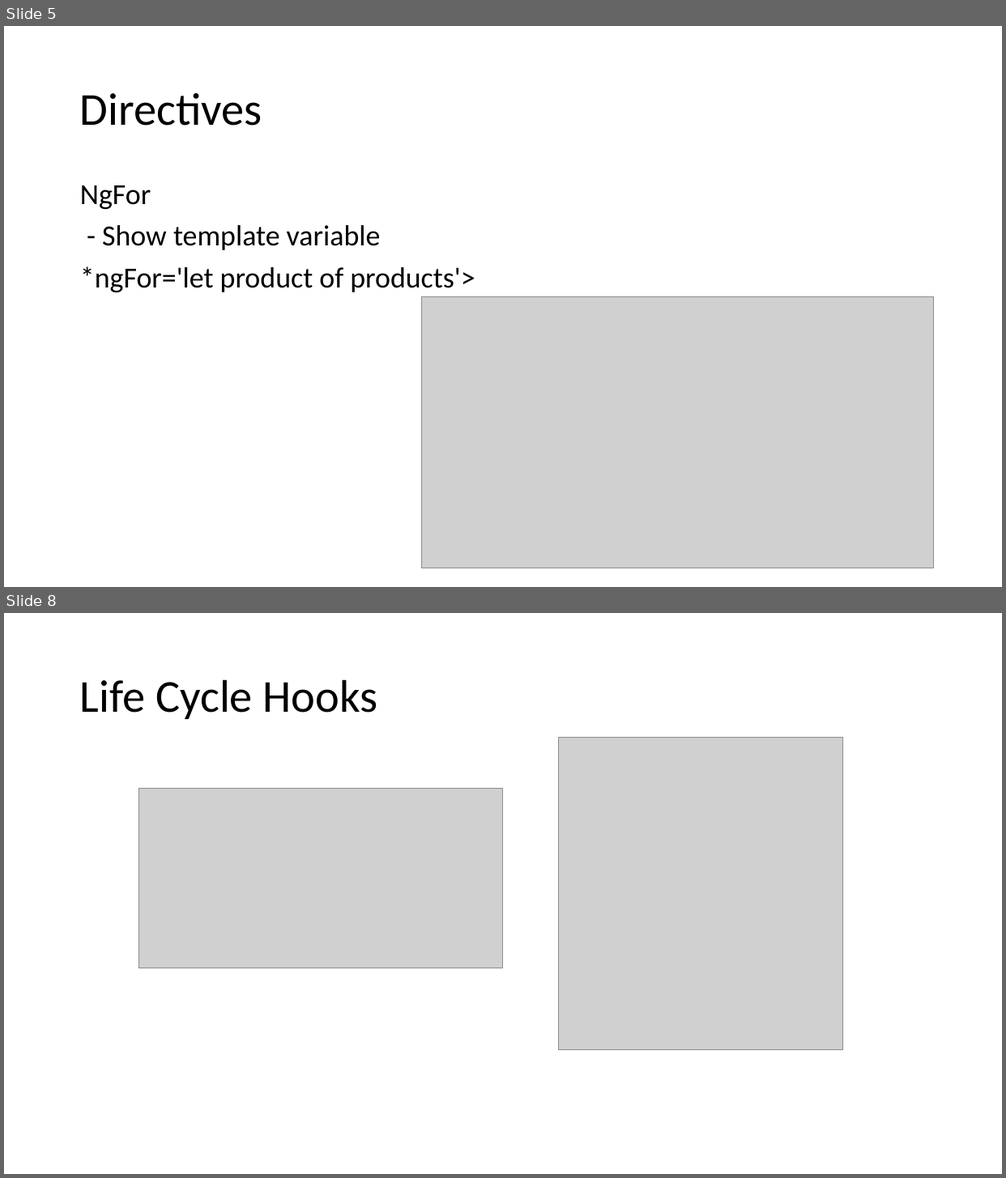
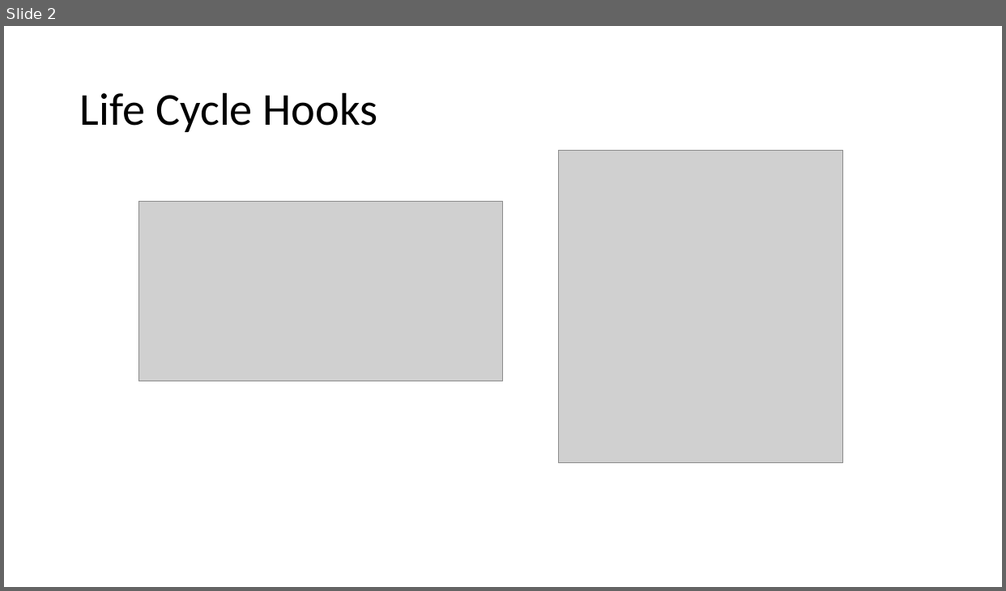
Before and after one commit to sitaramgarlapati/angularDemo, a slide deck: slides/Ang Sessions 2.pptx. Shown one above the other, each under a label of ours: slides 5 and 8 before the commit, slide 2 after it; the slides between them are not shown. The pictures are 1006x1178 and 1006x591 pixels, drawn with LibreOffice and Linux fonts; fonts in the diff are those of the drawing; grey boxes stand for pictures. Boxes give left, top, right and bottom in pixels: in the first picture for what was removed or moved away, otherwise in the second. Text is boxed around its words. In the diff, an @@ line names an element or a change of style, - is before the commit and + after.

```diff
--- a/slides/Ang Sessions 2.pptx
+++ b/slides/Ang Sessions 2.pptx
@@ slide 5 removed at (4, 26, 1002, 587), background #FFFFFF @@
@@ title removed at (80, 93, 262, 126) @@
-Directives
@@ text removed at (80, 186, 475, 292) @@
-NgFor
-- Show template variable
-*ngFor='let product of products'>
@@ picture removed at (422, 297, 933, 569) @@
@@ what was slide 8 is now slide 2 @@
```
Also in this commit, not shown: 5 slides changed, 10 slides added, 9 other slides removed, 17 other files.
